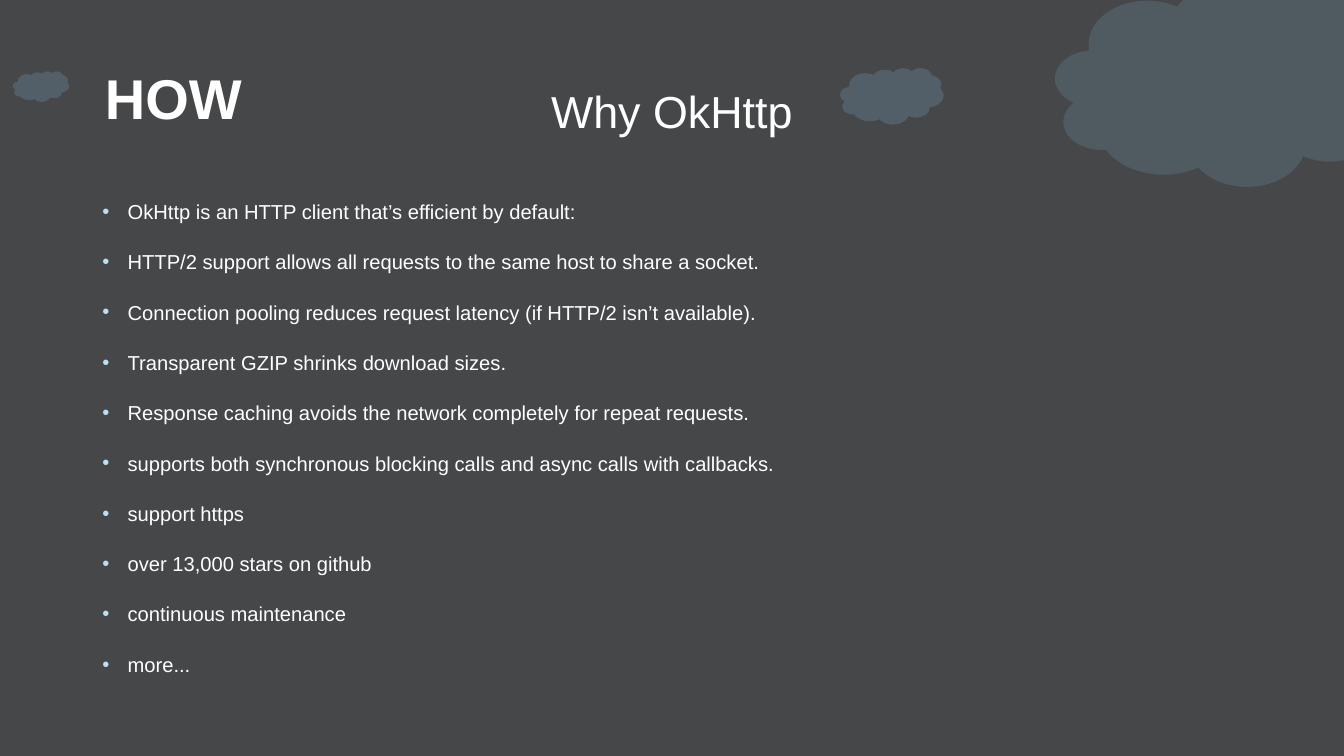
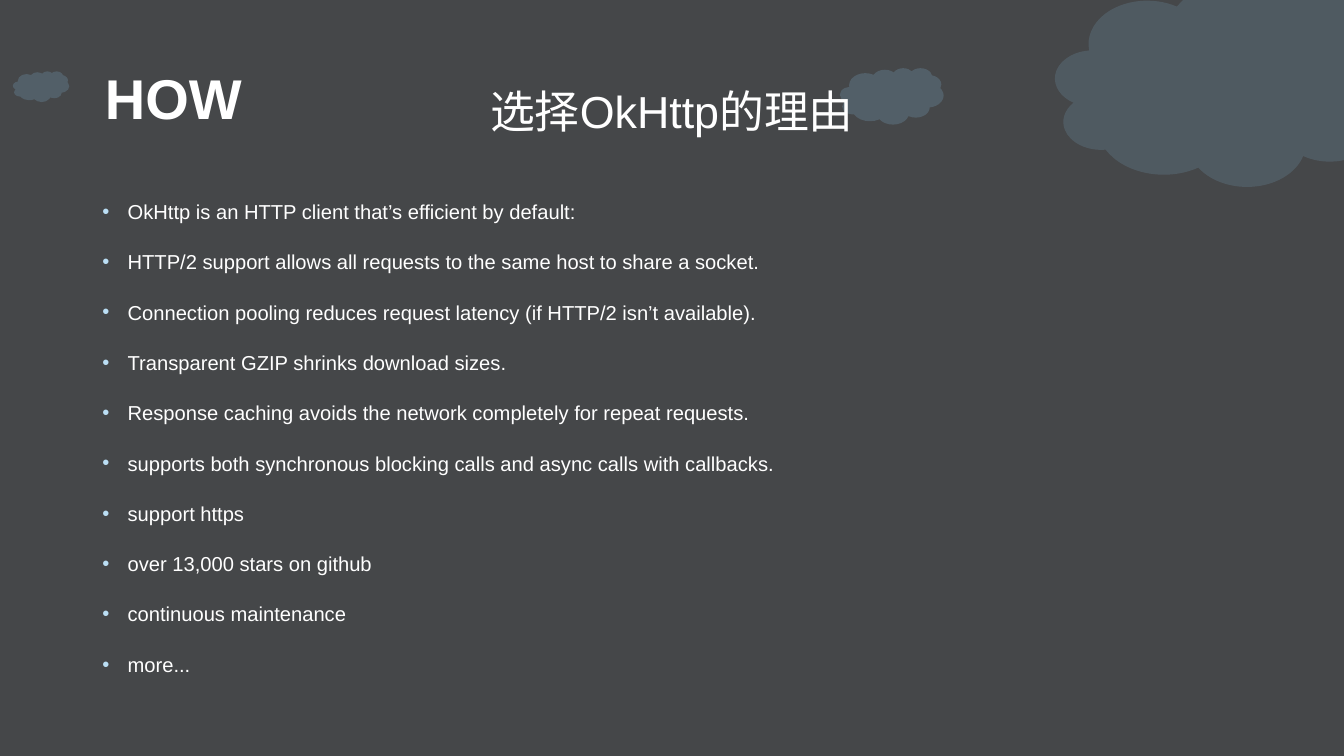
Before and after one commit to daisongsong1991/ppt, a slide deck: slide 21 of net_ppt.pptx. Drawn at 1344x756 pixels with LibreOffice and Linux fonts; fonts in the diff are those of the drawing; background and template pictures are left out. Boxes give left, top, right and bottom in pixels: in the first picture for what was removed or moved away, otherwise in the second. Text is boxed around its words. In the diff, an @@ line names an element or a change of style, - is before the commit and + after.

```diff
--- a/net_ppt.pptx
+++ b/net_ppt.pptx
@@ text at box(490, 90, 854, 138): text changed @@
-Why OkHttp
+选择OkHttp的理由
```
Also in this commit, not shown: 5 other slides changed, 1 slide added, 1 slide removed.
